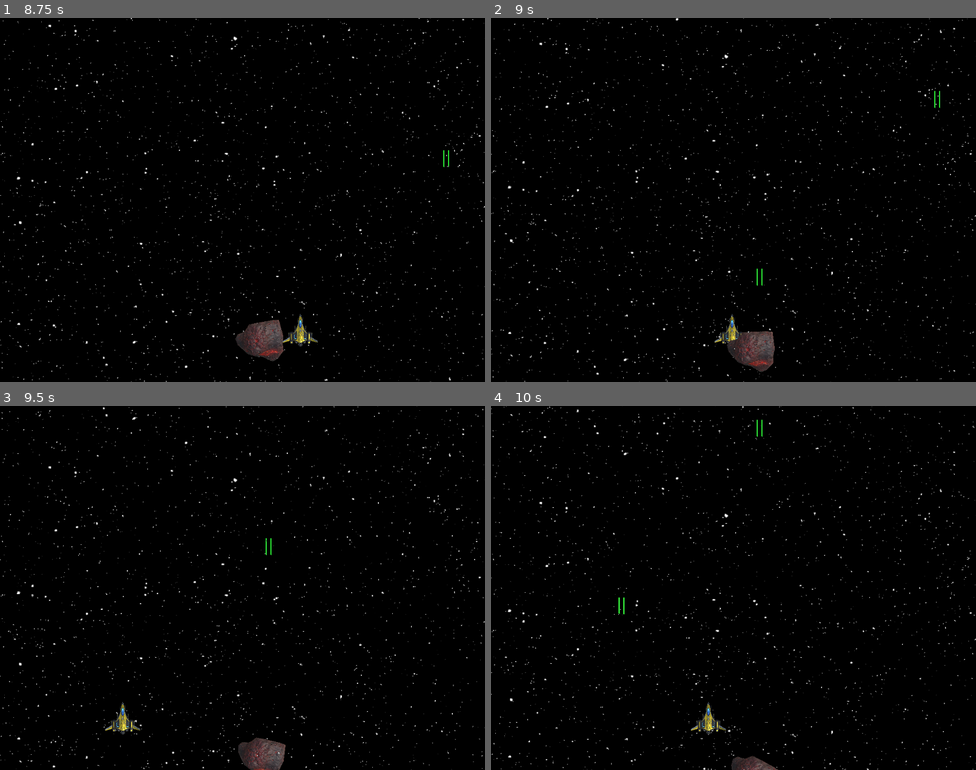
Above: before the commit, frames 1-4 (two rows, left to right).
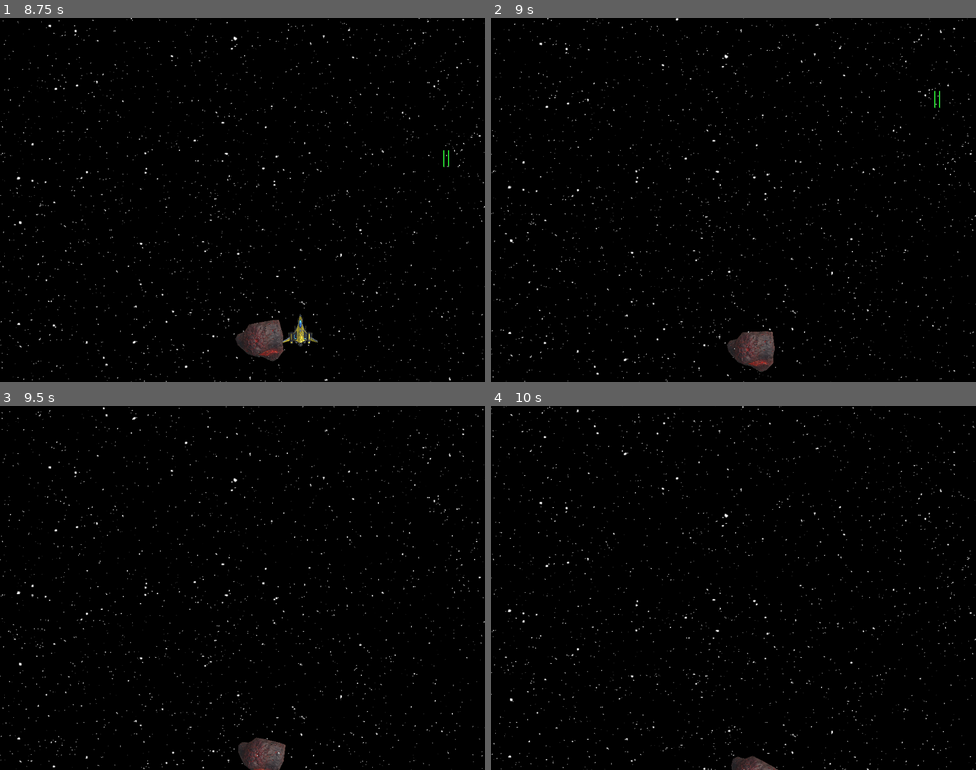
Above: after the commit, the same moments.

Repository: crowe73/space_defender_mvp_prototype_2_v_0.4
Game: Godot game, scene res://Scenes/main_scene.tscn
Two runs of this game, one before a commit and one after it. Both use one fixed random seed, a clock stepped at 60 frames per second and the inputs below.
Inputs:
- Up to frame 1 (8.75 s): hold Right (move_right) 0.53-1.28 s; tap Space (shoot) every 0.75 s from 0.6 to 8.1 s; hold Left (move_left) 1.28-2.03 s; hold Right (move_right) 2.03-3.53 s; hold Left (move_left) 3.53-5.78 s; hold Right (move_right) 5.78-8.03 s; hold Left (move_left) from 8.03 s (still down)
- Up to frame 2 (9 s): keep holding Left (move_left); tap Space (shoot) at 8.85 s
- Up to frame 3 (9.5 s): keep holding Left (move_left)
- Up to frame 4 (10 s): release Left (move_left) at 9.53 s; hold Right (move_right) from 9.53 s (still down); tap Space (shoot) at 9.6 s

Frame 1 is identical in both runs. In frame 2, 0.2% of the frame differs, in the area x 46-56%, y 68-90%; in frame 3, 0.3%; in frame 4, 0.3%, in the area x 26-56%, y 3-91%.

Commit message:
Player ship destroyed on Meteor contact.

Diff:
--- a/Game_Objects/Meteor/meteor.tscn
+++ b/Game_Objects/Meteor/meteor.tscn
@@ -19,7 +19,9 @@
 polygon = PackedVector2Array(8, -50, 17, -45, 22, -31, 37, -21, 43, 34, 43, 39, 43, 43, 8, 50, -10, 48, -23, 50, -38, 36, -43, 25, -32, 3, -32, -8, -26, -25, -5, -46)
 
 [node name="VisibleOnScreenNotifier2D" type="VisibleOnScreenNotifier2D" parent="."]
+visible = false
 position = Vector2(0.499999, -6.4373e-06)
 scale = Vector2(4.35, 5)
 
+[connection signal="area_entered" from="." to="." method="_on_Meteor_area_entered"]
 [connection signal="screen_exited" from="VisibleOnScreenNotifier2D" to="." method="_on_visible_on_screen_notifier_2d_screen_exited"]
--- a/Scripts/meteor.gd
+++ b/Scripts/meteor.gd
@@ -31,3 +31,7 @@
 	hit_points -= amount
 	if hit_points <= 0:
 		queue_free()
+
+func _on_Meteor_area_entered(area: Area2D) -> void:
+	if area is Player:
+		area.player_damage(1)
--- a/Scripts/player.gd
+++ b/Scripts/player.gd
@@ -1,5 +1,6 @@
 # Script: player.gd
 extends Area2D
+class_name Player
 
 var preload_player_laser := preload("res://Game_Objects/Player/player_laser.tscn")
 
@@ -8,6 +9,7 @@
 
 @export var move_speed: float = 0  # Speed player moves at.
 @export var fire_delay: float = 0  # Rate lasers fire at.
+@export var hit_points: int = 1    # Player's hit points.
 var velocity := Vector2(0, 0)
 
 func _process(_delta):
@@ -45,3 +47,11 @@
 			var laser := preload_player_laser.instantiate()
 			laser.global_position = child.global_position
 			get_tree().current_scene.add_child(laser)
+
+func player_damage(amount: int):
+	# Player death.
+	hit_points -= amount
+	print("Player Life = %s" % hit_points)
+	if hit_points <= 0:
+		print("Player Died")
+		queue_free()
